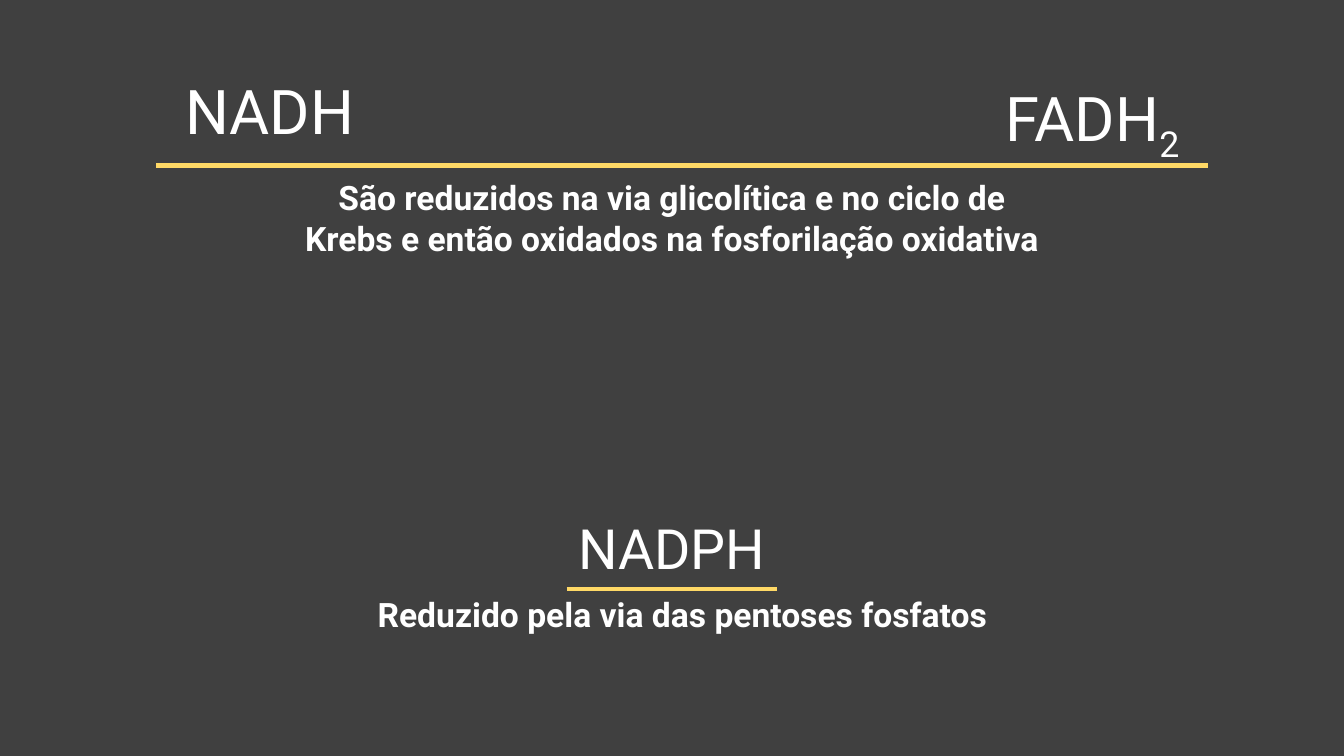
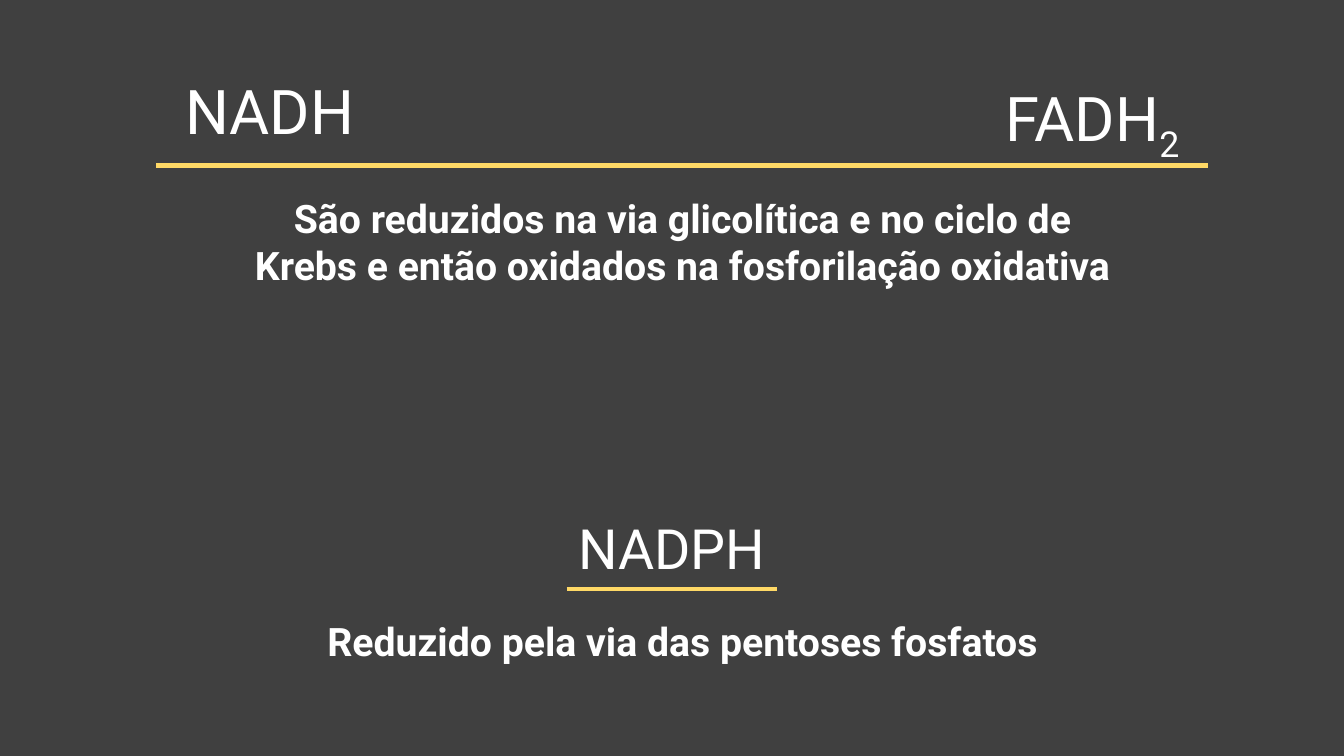
Before and after one commit to daniloasdotcom/Bioquimica-com-Danilo, a slide deck: slide 6 of static/aulas/via_das_pentoses.pptx (slide 8 before the commit). Drawn at 1344x756 pixels with LibreOffice and Linux fonts; fonts in the diff are those of the drawing. Boxes give left, top, right and bottom in pixels: in the first picture for what was removed or moved away, otherwise in the second. Text is boxed around its words. In the diff, an @@ line names an element or a change of style, - is before the commit and + after.

```diff
--- a/static/aulas/via_das_pentoses.pptx
+++ b/static/aulas/via_das_pentoses.pptx
@@ text "São reduzidos na via glicolítica ..." at (x1=255, y1=203, x2=1110, y2=289): size 24 to 28 pt @@
@@ text "São reduzidos na via glicolítica ..." moved from (x1=305, y1=185, x2=1039, y2=259) to (x1=255, y1=203, x2=1110, y2=289) @@
@@ text "Reduzido pela via das pentoses ..." moved from (x1=378, y1=601, x2=987, y2=634) to (x1=327, y1=626, x2=1037, y2=664) @@
@@ text "Reduzido pela via das pentoses ..." at (x1=327, y1=626, x2=1037, y2=664): size 24 to 28 pt @@
```
Also in this commit, not shown: 16 other slides changed, 1 slide added, 3 slides removed, 3 other files.
